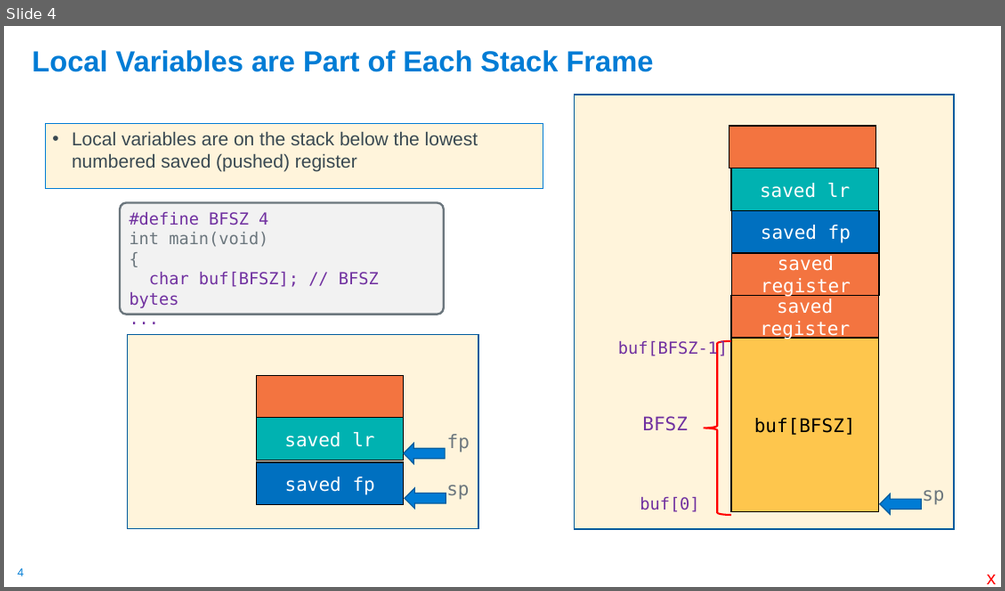
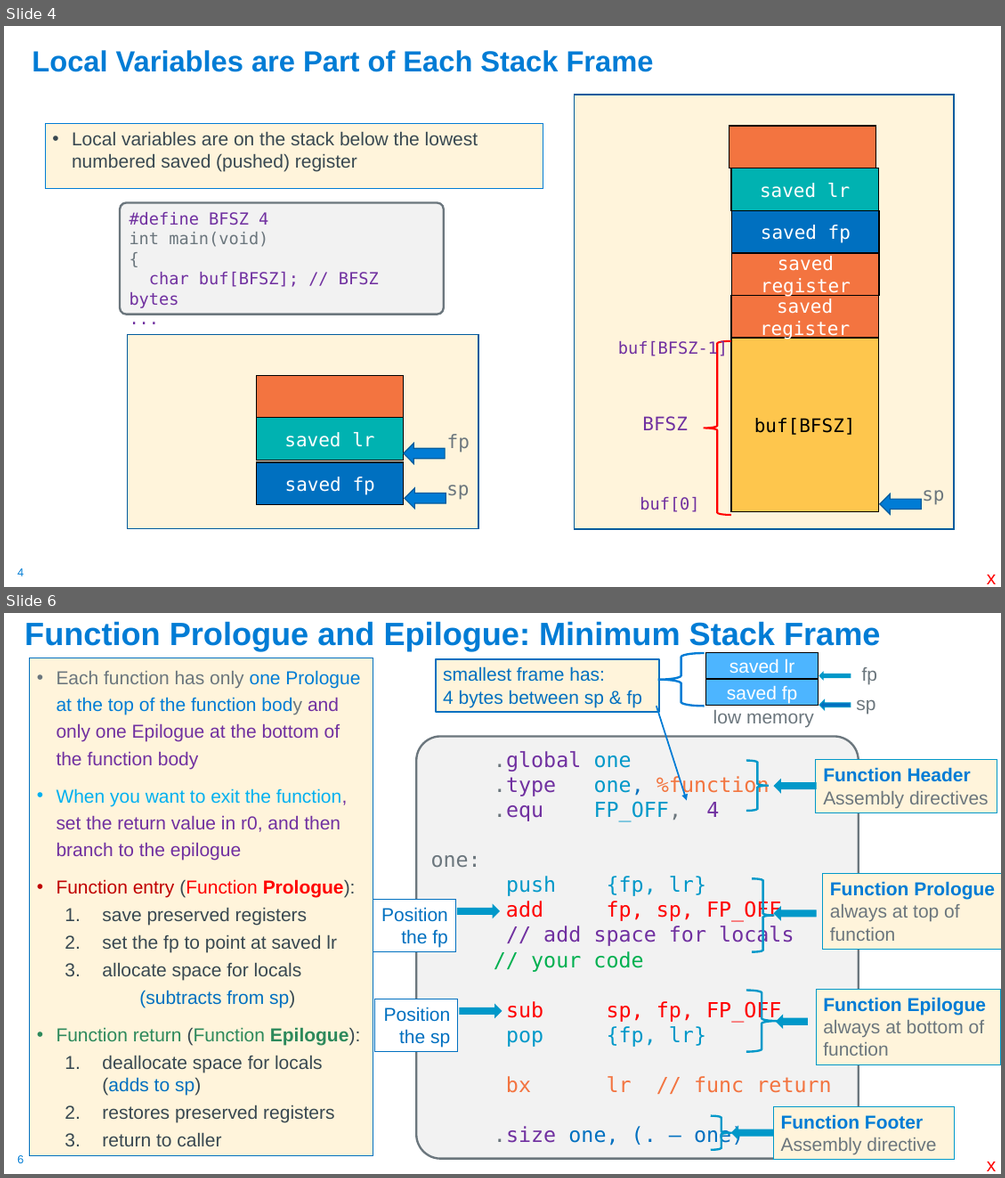
Before and after one commit to cse30-fa22/Muller_CSE30_Lecture_Slides, a slide deck: 10_Assm_Part5.pptx. Shown one above the other, each under a label of ours: slide 4 before the commit, slides 4 and 6 after it; the slides between them are not shown. The pictures are 1005x591 and 1005x1178 pixels, drawn with LibreOffice and Linux fonts; fonts in the diff are those of the drawing. Boxes give left, top, right and bottom in pixels: in the first picture for what was removed or moved away, otherwise in the second. Text is boxed around its words. In the diff, an @@ line names an element or a change of style, - is before the commit and + after.

```diff
--- a/10_Assm_Part5.pptx
+++ b/10_Assm_Part5.pptx
@@ slide 6 added at [4, 613, 1001, 1174], background #FFFFFF; not listed: 1 template element that a slide beside it also shows @@
@@ title added at [24, 621, 880, 650], 31 pt, text #007CD5, bold @@
+Function Prologue and Epilogue: Minimum Stack Frame
@@ rectangle added at [30, 657, 373, 1156], fill #FFF4DB, outline #0070C0 0.75 pt, 18 pt, text #384851 @@
+• Each function has only one Prologue at the top of the function body and only one Epilogue at the bottom of the function body
+• When you want to exit the function, set the return value in r0, and then branch to the epilogue
+• Function entry (Function Prologue):
+  1. save preserved registers
+  2. set the fp to point at saved lr
+  3. allocate space for locals
+  (subtracts from sp)
+• Function return (Function Epilogue):
+  1. deallocate space for locals (adds to sp)
+  2. restores preserved registers
+  3. return to caller
@@ group added at [436, 653, 877, 728]: 3 texts, 3 rectangles, 2 left arrows, 1 right brace @@
+low memory
+saved lr
+saved fp
+sp
+fp
+smallest frame has:
+4 bytes between sp & fp
@@ arrow added from (656, 706) to (687, 801), #007CD5 1.5 pt @@
@@ rounded rectangle added at [416, 737, 858, 1159], fill #F2F2F2, outline #6B767D 2 pt, 20 pt, text #7030A0 @@
+.global one
+.type one, %function
+.equ FP_OFF, 4
+one:
+push {fp, lr}
+add fp, sp, FP_OFF
+// add space for locals
+// your code
+sub sp, fp, FP_OFF
+pop {fp, lr}
+bx lr // func return
+.size one, (. – one)
@@ right brace added at [746, 761, 769, 811], outline #0098C9 2 pt @@
@@ rectangle added at [816, 760, 997, 812], fill #FFF4DB, outline #0098C9 0.75 pt, 18 pt, text #6B767D @@
+Function Header Assembly directives
@@ left arrow added at [774, 779, 816, 793], fill #0098C9, outline #0098C9 1 pt @@
@@ right brace added at [752, 878, 774, 952], outline #0098C9 2 pt @@
@@ rectangle added at [823, 873, 1001, 949], fill #FFF4DB, outline #0098C9 0.75 pt, 18 pt, text #6B767D @@
+Function Prologue always at top of function
@@ rectangle added at [370, 899, 455, 952], fill #FFFFFF, outline #0070C0 0.75 pt, 18 pt, text #0070C0 @@
+Position the fp
@@ left arrow added at [457, 905, 499, 917], fill #0098C9, outline #0098C9 1 pt @@
@@ left arrow added at [774, 907, 816, 919], fill #0098C9, outline #0098C9 1 pt @@
@@ rectangle added at [375, 999, 458, 1052], fill #FFFFFF, outline #0070C0 0.75 pt, 18 pt, text #0070C0 @@
+Position the sp
@@ left arrow added at [460, 1005, 502, 1018], fill #0098C9, outline #0098C9 1 pt @@
@@ right brace added at [746, 989, 777, 1051], outline #0098C9 2 pt @@
@@ rectangle added at [816, 989, 1001, 1064], fill #FFF4DB, outline #0098C9 0.75 pt, 18 pt, text #6B767D @@
+Function Epilogue
+always at bottom of function
@@ left arrow added at [777, 1015, 807, 1028], fill #0098C9, outline #0098C9 1 pt @@
@@ right brace added at [711, 1116, 732, 1149], outline #0098C9 2 pt @@
@@ rectangle added at [774, 1107, 955, 1159], fill #FFF4DB, outline #0098C9 0.75 pt, 18 pt, text #6B767D @@
+Function Footer Assembly directive
@@ left arrow added at [732, 1126, 774, 1139], fill #0098C9, outline #0098C9 1 pt @@
@@ text added at [987, 1161, 995, 1171], 18 pt, text #FF0000 @@
+x
```
Also in this commit, not shown: 5 slides changed, 2 other slides added, 1 other file.
